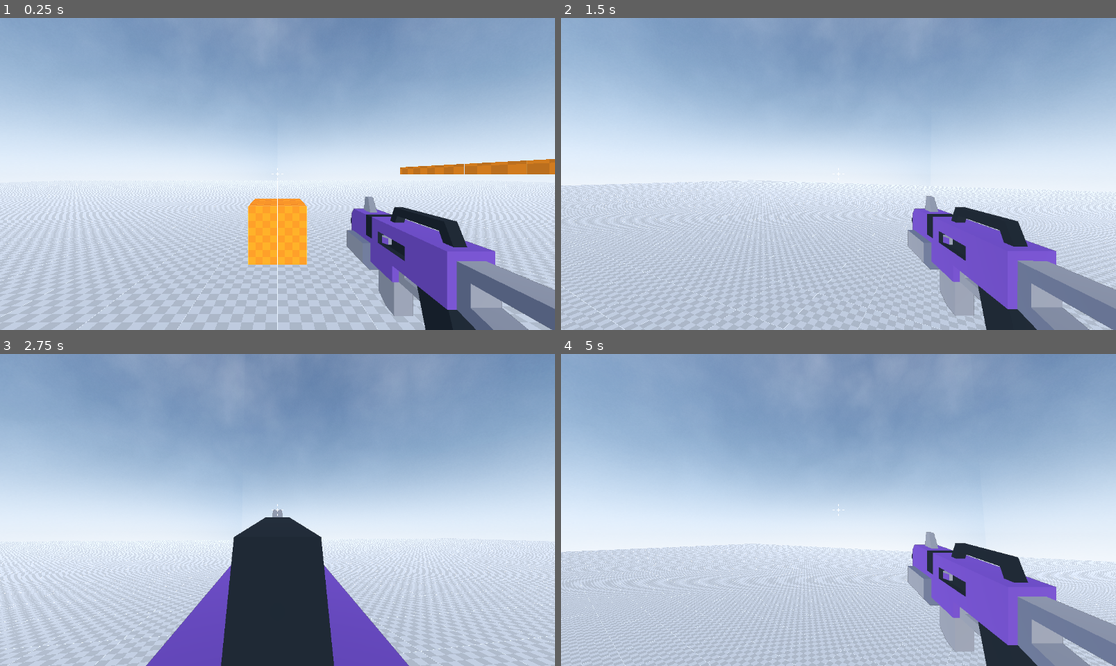
Above: before the commit, frames 1-4 (two rows, left to right).
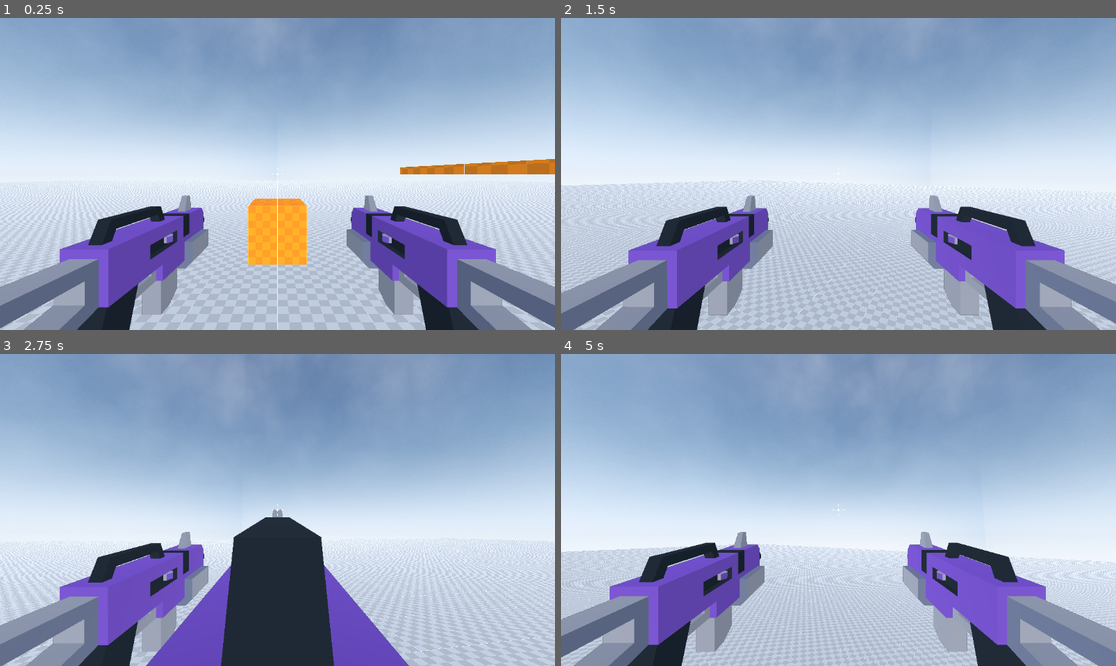
Above: after the commit, the same moments.

Repository: Emaleth/Anathema_old
Game: Godot game, scene res://world.tscn
The game is run twice, just before and just after one commit, with the same random seed, the same clock (stepped at 60 frames per second) and the same inputs.
Inputs (mouse positions are in pixels of both pictures, inside the frame that each line leads up to):
- Up to frame 1 (0.25 s): no input
- Up to frame 2 (1.5 s): move the mouse to (866, 174) at 0.52 s; hold C (crouch) 0.53-1.28 s; hold W (move_forward) from 0.53 s (still down); click (866, 174) at 0.67 s; tap Space (jump) at 0.77 s; move the mouse to (810, 174) at 1.27 s; click (810, 174) at 1.35 s
- Up to frame 3 (2.75 s): keep holding W (move_forward); tap Space (jump) at 1.52 s; move the mouse to (288, 503) at 2.02 s; hold Right mouse button (secondary_action) from 2.03 s (still down); click (288, 503) at 2.17 s
- Up to frame 4 (5 s): keep holding W (move_forward); move the mouse to (832, 516) at 2.77 s; release Right mouse button (secondary_action) at 2.78 s; tap Shift (sprint) at 2.85 s; click (832, 516) at 2.92 s; tap Space (jump) at 3.02, 3.77, 4.52 s; move the mouse to (877, 513) at 3.52 s; hold C (crouch) 3.53-4.28 s; click (877, 513) at 3.67 s; tap R (reload) at 4.15 s; move the mouse to (794, 506) at 4.27 s; click (794, 506) at 4.35 s

The runs differ from the first frame. In frame 1, 10% of the frame differs, in the area x 0-100%, y 56-100%; in frame 2, 12%; in frame 3, 9.0%; in frame 4, 13%, in the area x 0-100%, y 57-100%.

Commit message:
Changes to be committed: 	modified:   source/actors/player/player.gd 	modified:   source/actors/player/player.tscn 	modified:   source/core/settings.gd 	modified:   source/weapons/blaster_d.gd

Diff:
--- a/source/actors/player/player.gd
+++ b/source/actors/player/player.gd
@@ -38,11 +38,14 @@
 @onready var head_raycast := $RayCast3D2
 @onready var feet_raycast := $RayCast3D
 @onready var viewport_size : Vector2 = get_viewport().size
-@onready var right_hand := $UpperBody/Head/RightHand
-@onready var left_hand := $UpperBody/Head/LeftHand
+@onready var right_hand := $UpperBody/Head/Chest/RightHand
+@onready var left_hand := $UpperBody/Head/Chest/LeftHand
 @onready var upper_body := $UpperBody
 @onready var voice_audio := $UpperBody/Head/VoiceAudio
 
+var sin_time := 0.0
+var sin_frequency := 2.0
+var sin_amplitude := 0.0003
 var last_in_air_velocity := 0.0
 var mouse_motion_event_relative_x := 0.0
 var mouse_motion_event_relative_y := 0.0
@@ -52,7 +55,7 @@
 var sprinting := false
 var adsing := false
 var weapon : Node3D
-@onready var fps_arms := $UpperBody/Head/FPSArms
+@onready var fps_arms := $UpperBody/Head/Chest/FPSArms
 
 
 signal sig_ads
@@ -77,7 +80,7 @@
 	get_tilt()
 	check_is_on_floor(delta)
 	rotate_camera()
-	head_bob()
+	arm_swing(delta)
 	rotate_player()
 	ads()
 	tilt_head()
@@ -206,11 +209,12 @@
 	var hand_tilt_z := 0.0
 	var hand_position := Vector3.ZERO
 
-	if abs(mouse_motion_event_relative_y / viewport_size.y) > hand_tilt_deadzone:
-		hand_tilt_x = mouse_motion_event_relative_y
-	if abs(mouse_motion_event_relative_x / viewport_size.x) > hand_tilt_deadzone:
-		hand_tilt_y = mouse_motion_event_relative_x
-		hand_tilt_z = mouse_motion_event_relative_x
+	if not adsing:
+		if abs(mouse_motion_event_relative_y / viewport_size.y) > hand_tilt_deadzone:
+			hand_tilt_x = mouse_motion_event_relative_y
+		if abs(mouse_motion_event_relative_x / viewport_size.x) > hand_tilt_deadzone:
+			hand_tilt_y = mouse_motion_event_relative_x
+			hand_tilt_z = mouse_motion_event_relative_x
 
 	if sprinting:
 		hand_position.x = 65.0
@@ -245,20 +249,28 @@
 func tilt_upper_body():
 	upper_body.rotation_degrees.z = lerp(upper_body.rotation_degrees.z, UPPER_BODY_TILT_DEGREES * tilt, 0.1)
 
-
 func ads():
 	if adsing:
+		weapon.set_ads(true)
 		sprinting = false
 		right_hand.position = lerp(right_hand.position, ads_stance, 0.3)
-		left_hand.position = lerp(left_hand.position, ads_stance * Vector3(-1.0, 1.0, 1.0), 0.3)
-	else:
+#		left_hand.position = lerp(left_hand.position, ads_stance * Vector3(-1.0, 1.0, 1.0), 0.3)
+		left_hand.position = lerp(left_hand.position, normal_stance * Vector3(-1.0, 1.0, 1.0), 0.3)
+	else:
+		weapon.set_ads(false)
 		right_hand.position = lerp(right_hand.position, normal_stance, 0.3)
 		left_hand.position = lerp(left_hand.position, normal_stance * Vector3(-1.0, 1.0, 1.0), 0.3)
 
 
-func head_bob():
-	pass
-
+@onready var chest := $UpperBody/Head/Chest
+func arm_swing(delta):
+	if not adsing:
+		chest.position.y += cos(sin_time * sin_frequency) * sin_amplitude
+		chest.position.x += sin(sin_time * sin_frequency * 0.5) * sin_amplitude
+	else:
+		chest.position = Vector3.ZERO
+
+	sin_time += delta
 
 
 func _on_right_hand_child_entered_tree(node: Node) -> void:
--- a/source/actors/player/player.tscn
+++ b/source/actors/player/player.tscn
@@ -309,16 +309,20 @@
 [node name="RayCast3D" type="RayCast3D" parent="UpperBody/Head"]
 target_position = Vector3(0, 0, -1000)
 
-[node name="RightHand" type="Marker3D" parent="UpperBody/Head"]
+[node name="Chest" type="Marker3D" parent="UpperBody/Head"]
+
+[node name="RightHand" type="Marker3D" parent="UpperBody/Head/Chest"]
 transform = Transform3D(1, 0, 0, 0, 1, 0, 0, 0, 1, 0.4, -0.25, -0.6)
 
-[node name="blasterD" parent="UpperBody/Head/RightHand" instance=ExtResource("5_x72aw")]
-
-[node name="LeftHand" type="Marker3D" parent="UpperBody/Head"]
+[node name="blasterD" parent="UpperBody/Head/Chest/RightHand" instance=ExtResource("5_x72aw")]
+
+[node name="LeftHand" type="Marker3D" parent="UpperBody/Head/Chest"]
 transform = Transform3D(1, 0, 0, 0, 1, 0, 0, 0, 1, -0.4, -0.25, -0.6)
 
-[node name="FPSArms" parent="UpperBody/Head" instance=ExtResource("5_ddpc4")]
+[node name="blasterD2" parent="UpperBody/Head/Chest/LeftHand" instance=ExtResource("5_x72aw")]
+
+[node name="FPSArms" parent="UpperBody/Head/Chest" instance=ExtResource("5_ddpc4")]
 visible = false
 
-[connection signal="child_entered_tree" from="UpperBody/Head/RightHand" to="." method="_on_right_hand_child_entered_tree"]
-[connection signal="child_entered_tree" from="UpperBody/Head/LeftHand" to="." method="_on_left_hand_child_entered_tree"]
+[connection signal="child_entered_tree" from="UpperBody/Head/Chest/RightHand" to="." method="_on_right_hand_child_entered_tree"]
+[connection signal="child_entered_tree" from="UpperBody/Head/Chest/LeftHand" to="." method="_on_left_hand_child_entered_tree"]
--- a/source/core/settings.gd
+++ b/source/core/settings.gd
@@ -1,3 +1,4 @@
 extends Node
 
 var mouse_sensitivity := 0.007
+var field_of_view := 75
--- a/source/weapons/blaster_d.gd
+++ b/source/weapons/blaster_d.gd
@@ -16,6 +16,7 @@
 	muzzle_flash.visible = false
 	rounds_per_second = 60 / rof
 	current_ammo = ammo
+
 
 func _physics_process(delta: float) -> void:
 	rof_time += delta
@@ -38,7 +39,10 @@
 	shot_audio.pitch_scale = randf_range(0.9, 1.1)
 	shot_audio.play()
 	var tween = create_tween()
-	tween.tween_property( self, "position:z", randf_range(0.035, 0.045), recoil_animation_time ).set_trans(Tween.TRANS_SINE)
+	if not ads:
+		tween.tween_property( self, "position:z", randf_range(0.035, 0.045), recoil_animation_time ).set_trans(Tween.TRANS_SINE)
+	else:
+		tween.tween_property( self, "position:z", 0.0, recoil_animation_time ).set_trans(Tween.TRANS_SINE)
 	tween.parallel().tween_property( self, "position:y", randf_range(0.005, 0.015), recoil_animation_time ).set_trans(Tween.TRANS_SINE)
 	tween.parallel().tween_property( self, "position:x", randf_range(-0.005, 0.005), recoil_animation_time ).set_trans(Tween.TRANS_SINE)
 	tween.parallel().tween_property( self, "rotation:x", deg_to_rad( randf_range(-1.5, -0.5) ), recoil_animation_time ).set_trans(Tween.TRANS_SINE)
@@ -53,3 +57,7 @@
 func reload():
 	reload_audio.play()
 	current_ammo = ammo
+
+var ads := false
+func set_ads(on_off : bool):
+	ads = on_off
